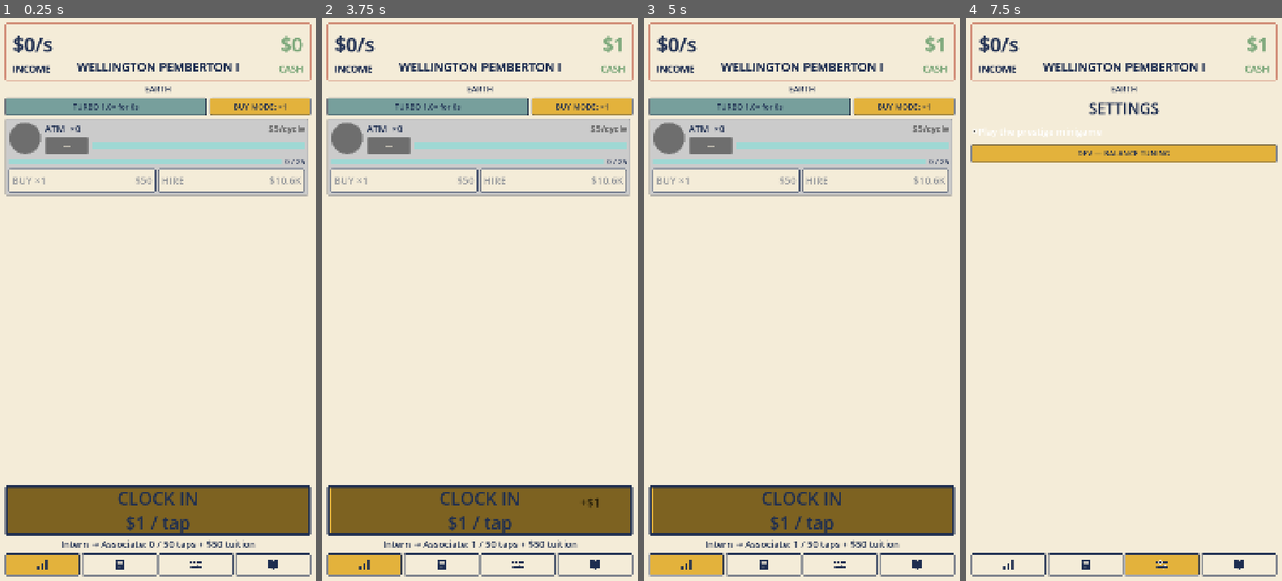
Above: before the commit, frames 1-4 (left to right).
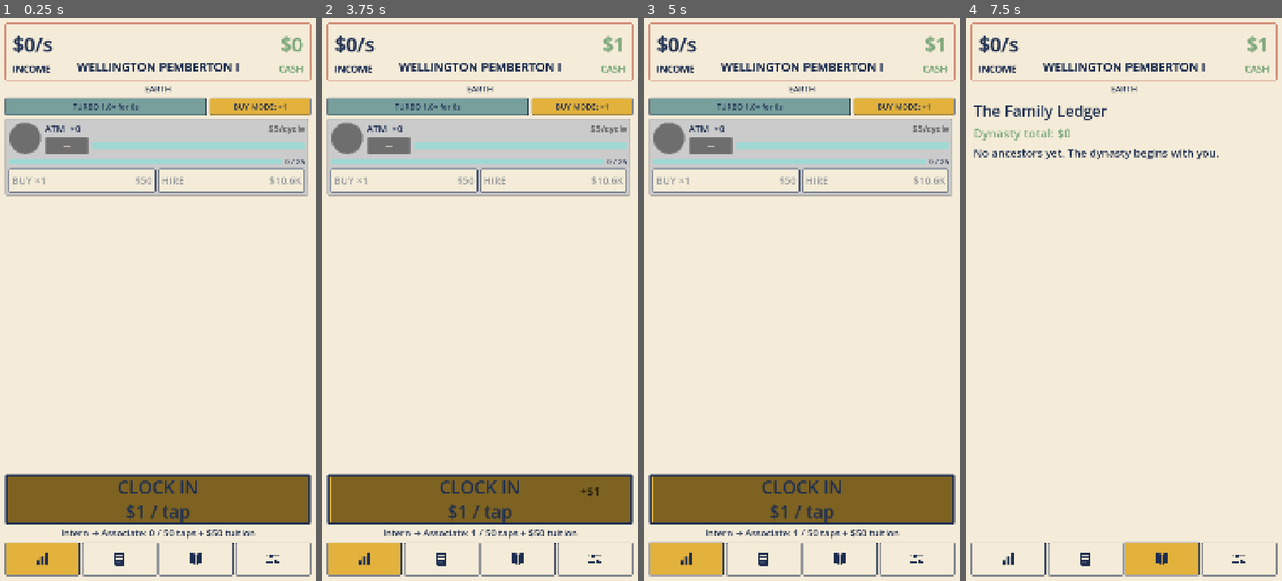
Above: after the commit, the same moments.

Repository: TimGoergen/american-tycoon
Game: Godot game, scene res://Main.tscn
Two runs of this game, one before a commit and one after it. Both use one fixed random seed, a clock stepped at 60 frames per second and the inputs below.
Inputs (mouse positions are in pixels of both pictures, inside the frame that each line leads up to):
- Up to frame 1 (0.25 s): no input
- Up to frame 2 (3.75 s): click "BUY MODE: ×1" at 0.5 s; click "BUY MODE: ×10" at 1.25 s; click "BUY MODE: ×100" at 2 s; click "BUY MODE: MAX" at 2.75 s; click "CLOCK IN $1 / tap" at 3.5 s
- Up to frame 3 (5 s): click (685, 564) at 4.27 s
- Up to frame 4 (7.5 s): click (1007, 558) at 5.02 s; click (1086, 564) at 5.77 s; click (1086, 558) at 6.52 s; click (1161, 564) at 7.27 s

The runs differ from the first frame. In frame 1, 6.7% of the frame differs, in the area x 1-99%, y 80-98%; in frame 2, 6.8%; in frame 3, 6.8%; in frame 4, 5.3%.

Commit message:
ui: tab bar polish — taller buttons, bigger icons, reorder, ledger fix
First round of tab-bar feedback:
- Tab buttons 50% taller (76 -> 114).
- Tab icons ~20% larger (SVG native 48 -> 58).
- Reordered: Family Ledger is now the 3rd tab, Settings the 4th
  (TAB_LEDGER=2, TAB_SETTINGS=3; panels + icons reordered to match).
- Family Ledger formatting fix: the header stacked the 76px title and
  60px total side-by-side, whose combined min-width overflowed the tab
  and blew out the panel off the right edge. Now stacked on separate
  lines at FONT_HEADLINE / FONT_SUBHEAD, both autowrap.

Verified: editor import + headless boot clean.

Co-Authored-By: Claude Opus 4.8 <noreply@anthropic.com>

Diff:
--- a/game/art/icons/tab_estate.svg
+++ b/game/art/icons/tab_estate.svg
@@ -1 +1 @@
-<svg xmlns="http://www.w3.org/2000/svg" width="48" height="48" viewBox="0 0 48 48"><rect x="10" y="5 …(235 unchanged characters)…
+<svg xmlns="http://www.w3.org/2000/svg" width="58" height="58" viewBox="0 0 48 48"><rect x="10" y="5 …(235 unchanged characters)…
--- a/game/art/icons/tab_ledger.svg
+++ b/game/art/icons/tab_ledger.svg
@@ -1 +1 @@
-<svg xmlns="http://www.w3.org/2000/svg" width="48" height="48" viewBox="0 0 48 48"><g fill="#1D2D50"><path d="M23 11 C19 8 12 7 7 8 V37 C12 36 19 37 23 40 Z"/><path d="M25 11 C29 8 36 7 41 8 V37 C36 36 29 37 25 40 Z"/></g></svg>
+<svg xmlns="http://www.w3.org/2000/svg" width="58" height="58" viewBox="0 0 48 48"><g fill="#1D2D50"><path d="M23 11 C19 8 12 7 7 8 V37 C12 36 19 37 23 40 Z"/><path d="M25 11 C29 8 36 7 41 8 V37 C36 36 29 37 25 40 Z"/></g></svg>
--- a/game/art/icons/tab_property.svg
+++ b/game/art/icons/tab_property.svg
@@ -1 +1 @@
-<svg xmlns="http://www.w3.org/2000/svg" width="48" height="48" viewBox="0 0 48 48"><g fill="#1D2D50"><rect x="6" y="28" width="9" height="14" rx="1"/><rect x="19" y="18" width="9" height="24" rx="1"/><rect x="32" y="8" width="9" height="34" rx="1"/></g></svg>
+<svg xmlns="http://www.w3.org/2000/svg" width="58" height="58" viewBox="0 0 48 48"><g fill="#1D2D50"><rect x="6" y="28" width="9" height="14" rx="1"/><rect x="19" y="18" width="9" height="24" rx="1"/><rect x="32" y="8" width="9" height="34" rx="1"/></g></svg>
--- a/game/art/icons/tab_settings.svg
+++ b/game/art/icons/tab_settings.svg
@@ -1 +1 @@
-<svg xmlns="http://www.w3.org/2000/svg" width="48" height="48" viewBox="0 0 48 48"><g fill="#1D2D50" …(227 unchanged characters)…
+<svg xmlns="http://www.w3.org/2000/svg" width="58" height="58" viewBox="0 0 48 48"><g fill="#1D2D50" …(227 unchanged characters)…
--- a/game/scripts/Main.gd
+++ b/game/scripts/Main.gd
@@ -43,8 +43,8 @@
 # visible at a time, switched by the icon buttons pinned along the bottom.
 const TAB_PROPERTY := 0
 const TAB_ESTATE := 1
-const TAB_SETTINGS := 2
-const TAB_LEDGER := 3
+const TAB_LEDGER := 2
+const TAB_SETTINGS := 3
 var _tab_content: Control
 var _tab_panels: Array = []   # the four content Controls, indexed by TAB_*
 var _tab_buttons: Array = []  # the four bottom icon Buttons, indexed by TAB_*
@@ -212,7 +212,7 @@
 	_ledger_screen = FamilyLedgerScreen.new()
 	_ledger_screen.setup()
 	_tab_panels = [
-		_build_property_tab(), _build_estate_tab(), _build_settings_tab(), _ledger_screen,
+		_build_property_tab(), _build_estate_tab(), _ledger_screen, _build_settings_tab(),
 	]
 	for panel in _tab_panels:
 		(panel as Control).set_anchors_preset(Control.PRESET_FULL_RECT)
@@ -451,13 +451,13 @@
 	var icons := [
 		"res://art/icons/tab_property.svg",
 		"res://art/icons/tab_estate.svg",
+		"res://art/icons/tab_ledger.svg",
 		"res://art/icons/tab_settings.svg",
-		"res://art/icons/tab_ledger.svg",
 	]
 	_tab_buttons = []
 	for i in range(icons.size()):
 		var b := Button.new()
-		b.custom_minimum_size = Vector2(0, 76)
+		b.custom_minimum_size = Vector2(0, 114)  # 50% taller (UI feedback 2026-06-22)
 		b.size_flags_horizontal = Control.SIZE_EXPAND_FILL
 		b.icon = load(icons[i])
 		b.expand_icon = false
--- a/game/scripts/ui/FamilyLedgerScreen.gd
+++ b/game/scripts/ui/FamilyLedgerScreen.gd
@@ -16,9 +16,11 @@
 # The ancestor list grows every generation, so refresh() rebuilds the rows each time.
 
 
-# Type sizes — large for at-a-glance phone reading (UI notes §1).
-const TITLE_SIZE := UiPalette.FONT_PAGE_TITLE
-const TOTAL_SIZE := UiPalette.FONT_DISPLAY
+# Type sizes — large for at-a-glance phone reading (UI notes §1), but the title/total
+# are a notch smaller than the old full-screen-overlay sizes: as an embedded tab the
+# header must fit the tab width, and FONT_PAGE_TITLE/DISPLAY side-by-side overflowed.
+const TITLE_SIZE := UiPalette.FONT_HEADLINE
+const TOTAL_SIZE := UiPalette.FONT_SUBHEAD
 const NAME_SIZE := UiPalette.FONT_HEADLINE
 const BODY_SIZE := UiPalette.FONT_CARD_BODY
 
@@ -54,25 +56,21 @@
 	column.add_theme_constant_override("separation", 12)
 	margin.add_child(column)
 
-	# ── Header row: title pinned left, dynasty lifetime-earned readout pinned right ──
-	var header_row := HBoxContainer.new()
-	column.add_child(header_row)
-
+	# ── Header: title then dynasty lifetime-earned readout, STACKED (not side-by-side).
+	# Side-by-side at large type overflowed the tab's right edge; stacking each on its own
+	# line keeps both within the tab width. Both wrap as a final safety net.
 	var title := Label.new()
 	title.text = "The Family Ledger"
-	title.size_flags_horizontal = Control.SIZE_EXPAND_FILL
-	title.horizontal_alignment = HORIZONTAL_ALIGNMENT_LEFT
-	title.vertical_alignment = VERTICAL_ALIGNMENT_CENTER
+	title.autowrap_mode = TextServer.AUTOWRAP_WORD_SMART
 	title.add_theme_color_override("font_color", UiPalette.NAVY)
 	title.add_theme_font_size_override("font_size", TITLE_SIZE)
-	header_row.add_child(title)
+	column.add_child(title)
 
 	_total_label = Label.new()
-	_total_label.horizontal_alignment = HORIZONTAL_ALIGNMENT_RIGHT
-	_total_label.vertical_alignment = VERTICAL_ALIGNMENT_CENTER
+	_total_label.autowrap_mode = TextServer.AUTOWRAP_WORD_SMART
 	_total_label.add_theme_color_override("font_color", UiPalette.MONEY_GREEN)
 	_total_label.add_theme_font_size_override("font_size", TOTAL_SIZE)
-	header_row.add_child(_total_label)
+	column.add_child(_total_label)
 
 	# ── Scrollable list of ancestor rows ──
 	var scroll := ScrollContainer.new()
